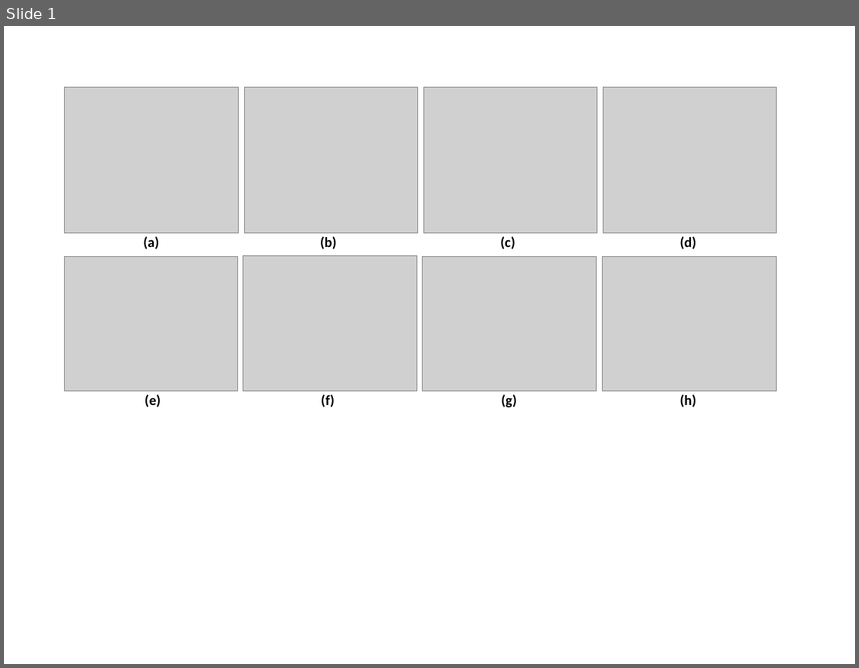
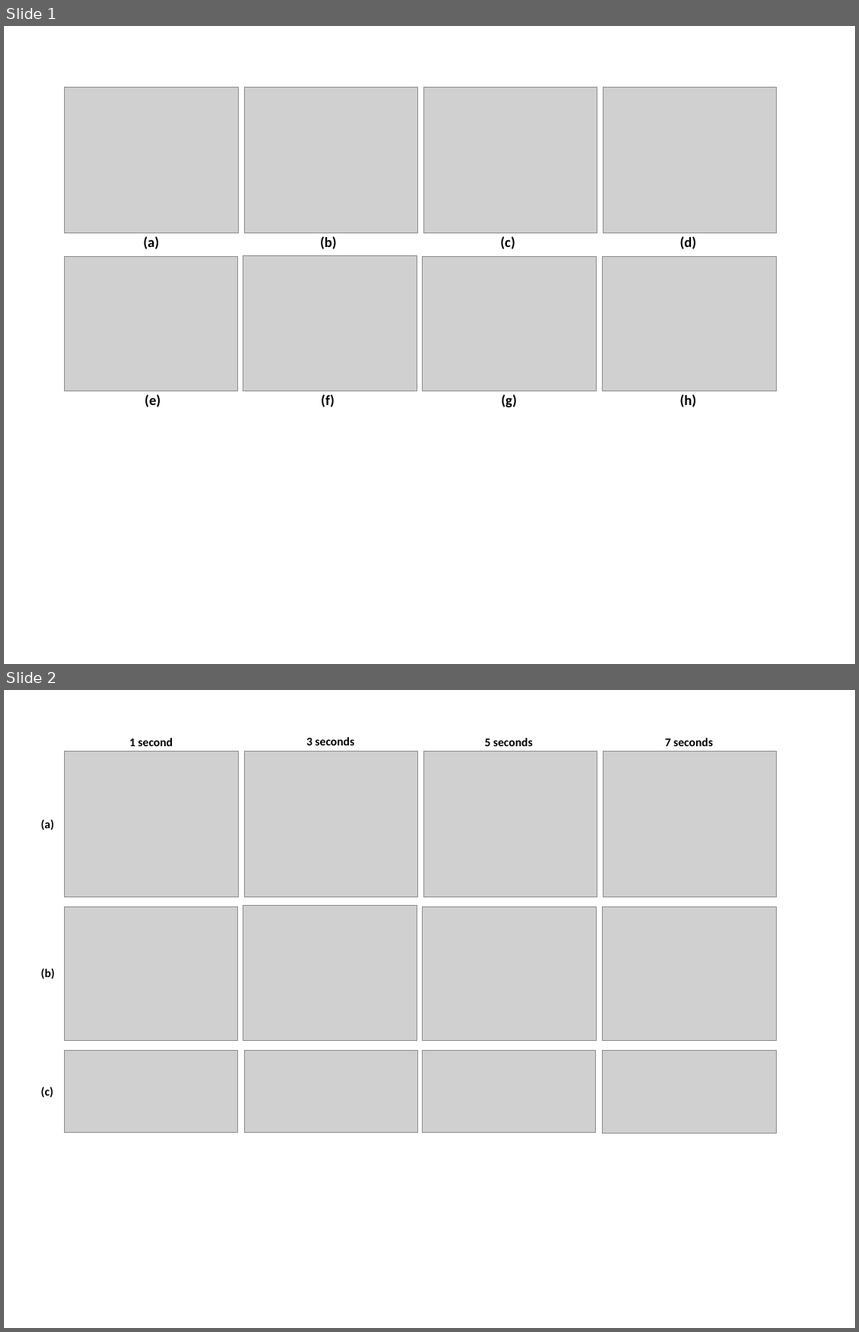
Before and after one commit to PavlicLab/ICRA2020_ReTLo, a slide deck: figures/pptx files/fig_pred_viz.pptx. Shown one above the other, each under a label of ours: slide 1 before the commit, slides 1 and 2 after it. The pictures are 859x668 and 859x1332 pixels, drawn with LibreOffice and Linux fonts; fonts in the diff are those of the drawing; grey boxes stand for pictures. Boxes give left, top, right and bottom in pixels: in the first picture for what was removed or moved away, otherwise in the second. Text is boxed around its words. In the diff, an @@ line names an element or a change of style, - is before the commit and + after.

```diff
--- a/figures/pptx files/fig_pred_viz.pptx
+++ b/figures/pptx files/fig_pred_viz.pptx
@@ slide 2 added at [4, 690, 855, 1328], background #FFFFFF @@
@@ picture added at [65, 752, 238, 897] @@
@@ text added at [129, 738, 173, 746], 20 pt, text #000000, bold @@
+1 second
@@ picture added at [244, 752, 417, 897] @@
@@ text added at [306, 737, 354, 745], 20 pt, text #000000, bold @@
+3 seconds
@@ picture added at [424, 752, 598, 897] @@
@@ text added at [485, 738, 533, 746], 20 pt, text #000000, bold @@
+5 seconds
@@ picture added at [603, 752, 777, 897] @@
@@ text added at [665, 738, 713, 746], 20 pt, text #000000, bold @@
+7 seconds
@@ text added at [41, 819, 54, 830], 20 pt, text #000000, bold @@
+(a)
@@ picture added at [65, 907, 237, 1040] @@
@@ picture added at [243, 905, 417, 1040] @@
@@ picture added at [422, 907, 596, 1040] @@
@@ picture added at [602, 907, 776, 1040] @@
@@ text added at [41, 968, 55, 979], 20 pt, text #000000, bold @@
+(b)
@@ picture added at [65, 1050, 237, 1132] @@
@@ picture added at [245, 1050, 418, 1132] @@
@@ picture added at [422, 1050, 595, 1132] @@
@@ picture added at [602, 1050, 776, 1134] @@
@@ text added at [41, 1087, 53, 1097], 20 pt, text #000000, bold @@
+(c)
```
Also in this commit, not shown: 3 other files.
